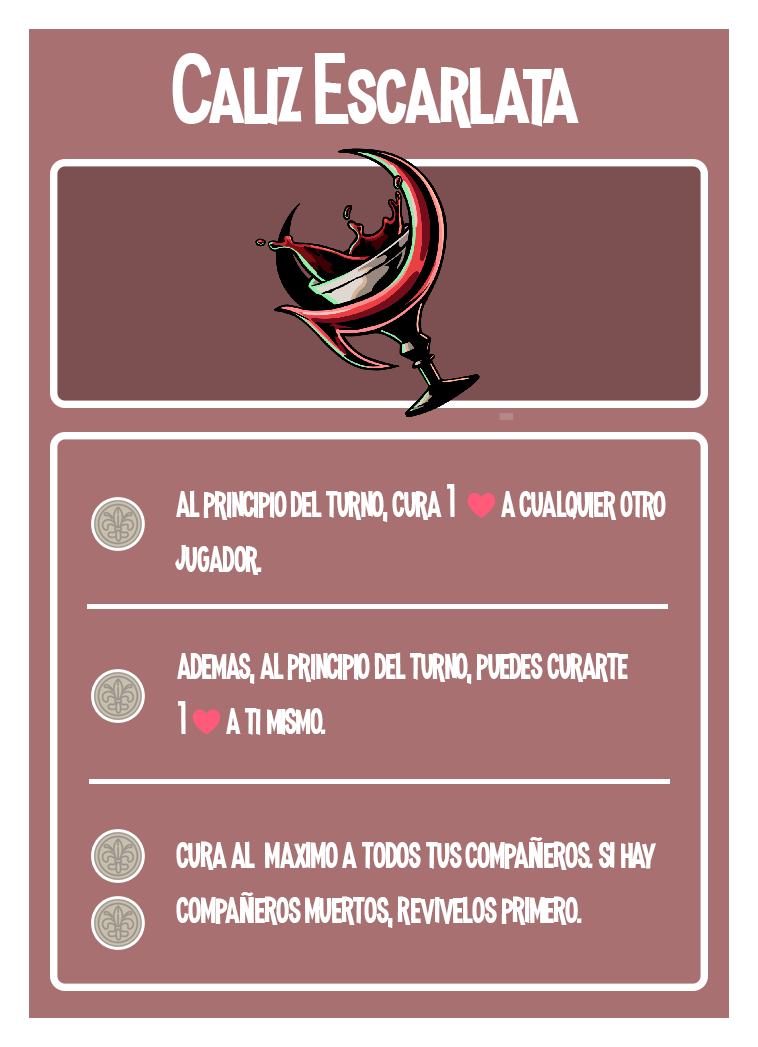
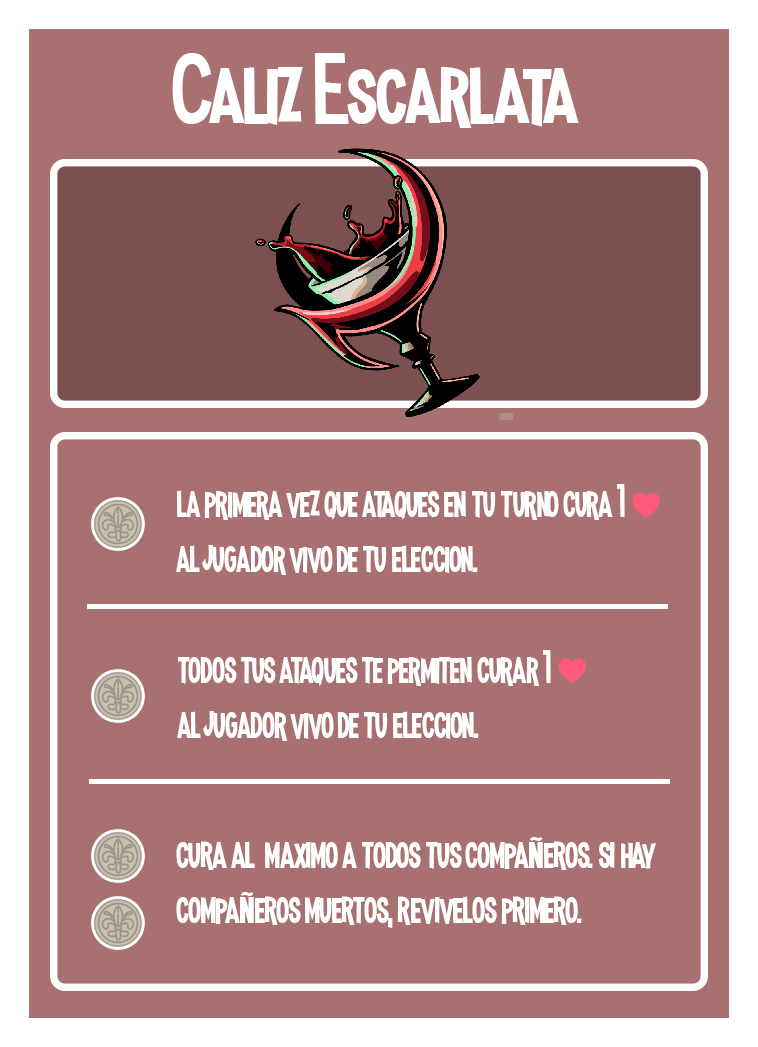
Two versions of the same layered image (758px x 1047px). Layer-by-layer changes:
renamed "ademas, al principio del turno, puedes curarte 1 ❤️ a ti mismo" to "todos tus ataques te permiten curar 1 ❤️ al jugador vivo de tu", painted on it over [177, 650, 629, 741]
renamed "al principio del turno, cura 1 ❤️ a cualquier otro jugador." to "la primera vez que ataques en tu turno cura 1 ❤️ al jugador vi", painted on it over [175, 484, 666, 575]